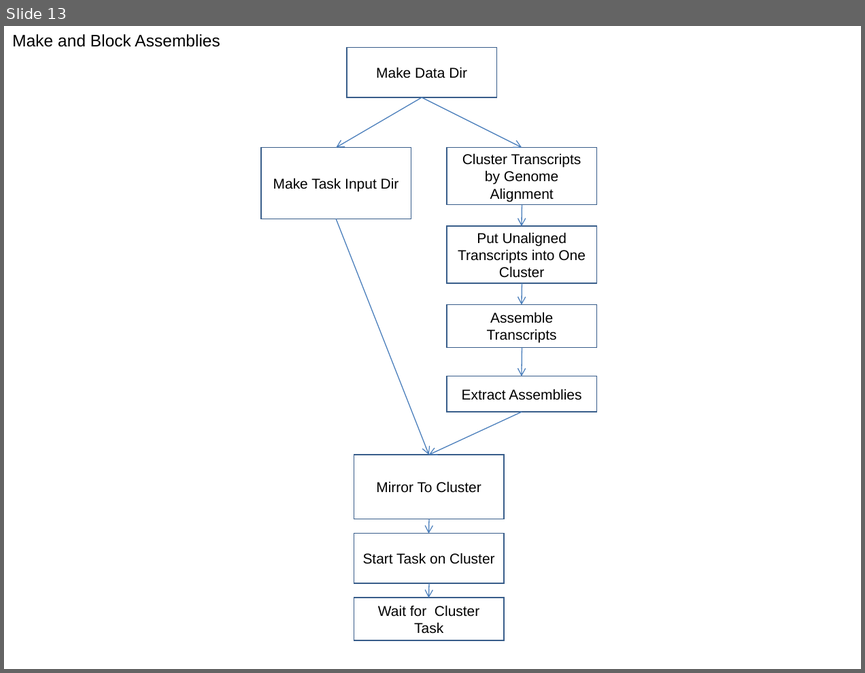
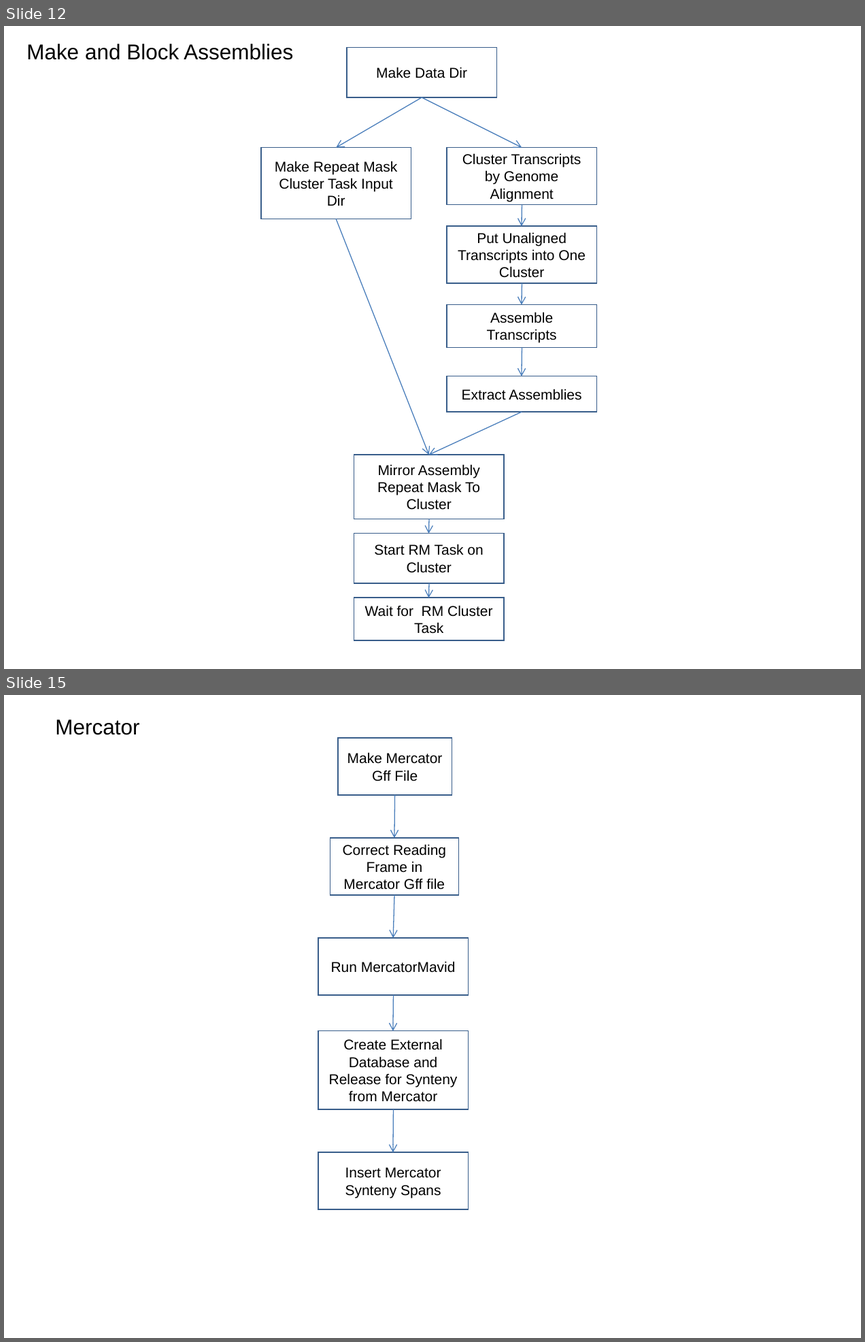
Before and after one commit to VEuPathDB/ApiCommonData, a slide deck: Load/doc/workflow/AnalysisWorkflow.ppt. Shown one above the other, each under a label of ours: slide 13 before the commit, slides 12 and 15 after it; the slides between them are not shown. The pictures are 865x673 and 865x1342 pixels, drawn with LibreOffice and Linux fonts; fonts in the diff are those of the drawing. Boxes give left, top, right and bottom in pixels: in the first picture for what was removed or moved away, otherwise in the second. Text is boxed around its words. In the diff, an @@ line names an element or a change of style, - is before the commit and + after.

```diff
--- a/Load/doc/workflow/AnalysisWorkflow.ppt
+++ b/Load/doc/workflow/AnalysisWorkflow.ppt
@@ slide 15 added at <box>4,695,861,1338</box>, background #FFFFFF @@
@@ text added at <box>55,719,139,735</box>, 18 pt, text #000000 @@
+Mercator
@@ rectangle added at <box>337,738,451,795</box>, fill #FFFFFF, outline #385D8A 0.99 pt, 12 pt, text #000000 @@
+Make Mercator Gff File
@@ arrow added from (395, 795) to (394, 838), #4A7EBB 0.74 pt @@
@@ rectangle added at <box>330,838,459,896</box>, outline #385D8A 0.99 pt, 12 pt, text #000000 @@
+Correct Reading Frame in Mercator Gff file
@@ arrow added from (395, 895) to (393, 938), #4A7EBB 0.74 pt @@
@@ rectangle added at <box>318,938,468,995</box>, outline #385D8A 0.99 pt, 12 pt, text #000000 @@
+Run MercatorMavid
@@ arrow added from (393, 995) to (393, 1031), #4A7EBB 0.74 pt @@
@@ rectangle added at <box>318,1031,468,1110</box>, outline #385D8A 0.99 pt, 12 pt, text #000000 @@
+Create External Database and Release for Synteny from Mercator
@@ arrow added from (393, 1110) to (393, 1153), #4A7EBB 0.74 pt @@
@@ rectangle added at <box>318,1152,468,1209</box>, outline #385D8A 0.99 pt, 12 pt, text #000000 @@
+Insert Mercator Synteny Spans
@@ what was slide 13 is now slide 12 @@
@@ slide 12 changed as well @@
@@ text "Make and Block Assemblies": place and size @@
-text "Make and Block Assemblies" at <box>12,34,220,47</box>
+text "Make and Block Assemblies" at <box>26,44,293,60</box>
@@ text "Make and Block Assemblies" at <box>26,44,293,60</box>: size 14 to 18 pt @@
@@ text in rectangle at <box>275,161,397,206</box>: text changed @@
-Make Task Input Dir
+Make Repeat Mask Cluster Task Input Dir
@@ text in rectangle at <box>377,464,480,509</box>: text changed @@
-Mirror To Cluster
+Mirror Assembly Repeat Mask To Cluster
@@ text in rectangle at <box>374,543,483,573</box>: text changed @@
-Start Task on Cluster
+Start RM Task on Cluster
@@ text in rectangle at <box>365,605,492,633</box>: text changed @@
-Wait for Cluster Task
+Wait for RM Cluster Task
```
Also in this commit, not shown: 11 other slides changed, 2 other slides added, 3 slides removed.
